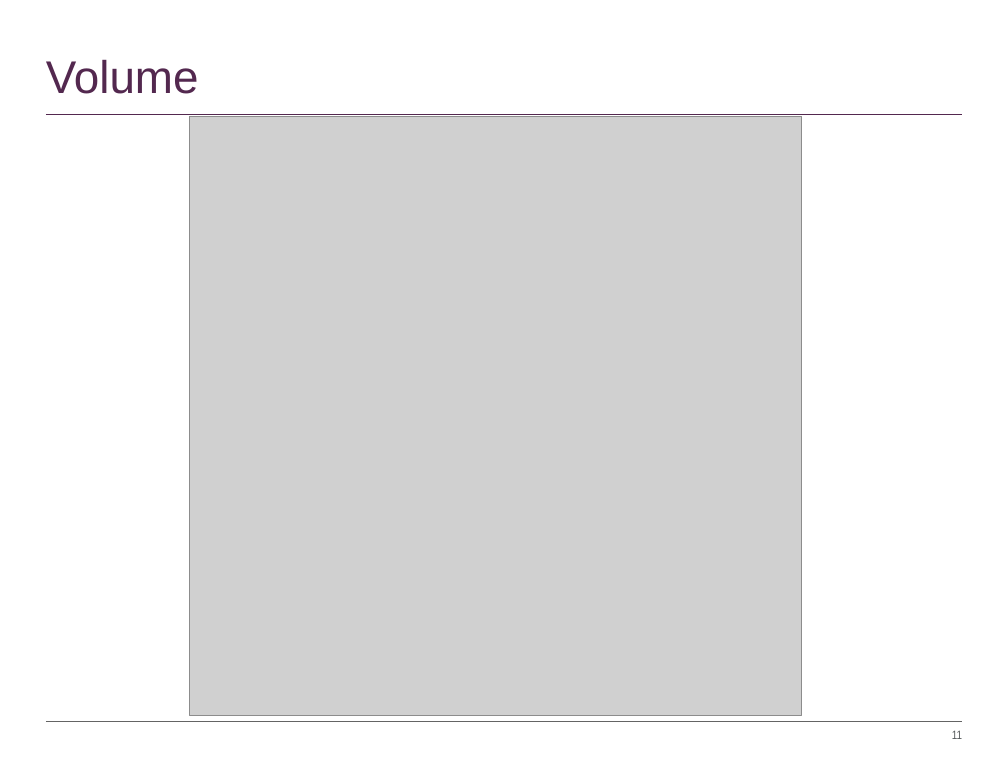
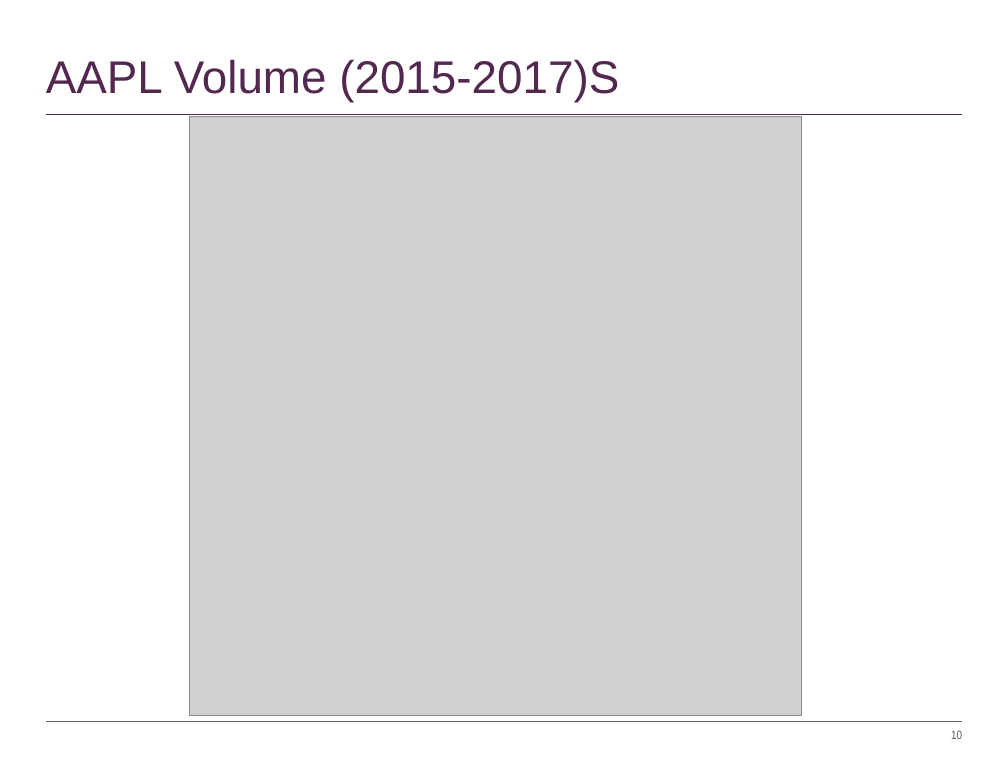
Before and after one commit to timothyyu/pr1-apple-stock-analysis, a slide deck: slide 10 of DataScience Project-One_Rutgers.pptx (slide 11 before the commit). Drawn at 1008x779 pixels with LibreOffice and Linux fonts; fonts in the diff are those of the drawing; grey boxes stand for pictures. Boxes give left, top, right and bottom in pixels: in the first picture for what was removed or moved away, otherwise in the second. Text is boxed around its words. In the diff, an @@ line names an element or a change of style, - is before the commit and + after.

```diff
--- a/DataScience Project-One_Rutgers.pptx
+++ b/DataScience Project-One_Rutgers.pptx
@@ title at (x1=46, y1=59, x2=619, y2=102): text changed @@
-Volume
+AAPL Volume (2015-2017)S
@@ page number at (x1=951, y1=730, x2=962, y2=739): text changed @@
-11
+10
```
Also in this commit, not shown: 5 other slides changed, 1 slide removed, 1 other file.
